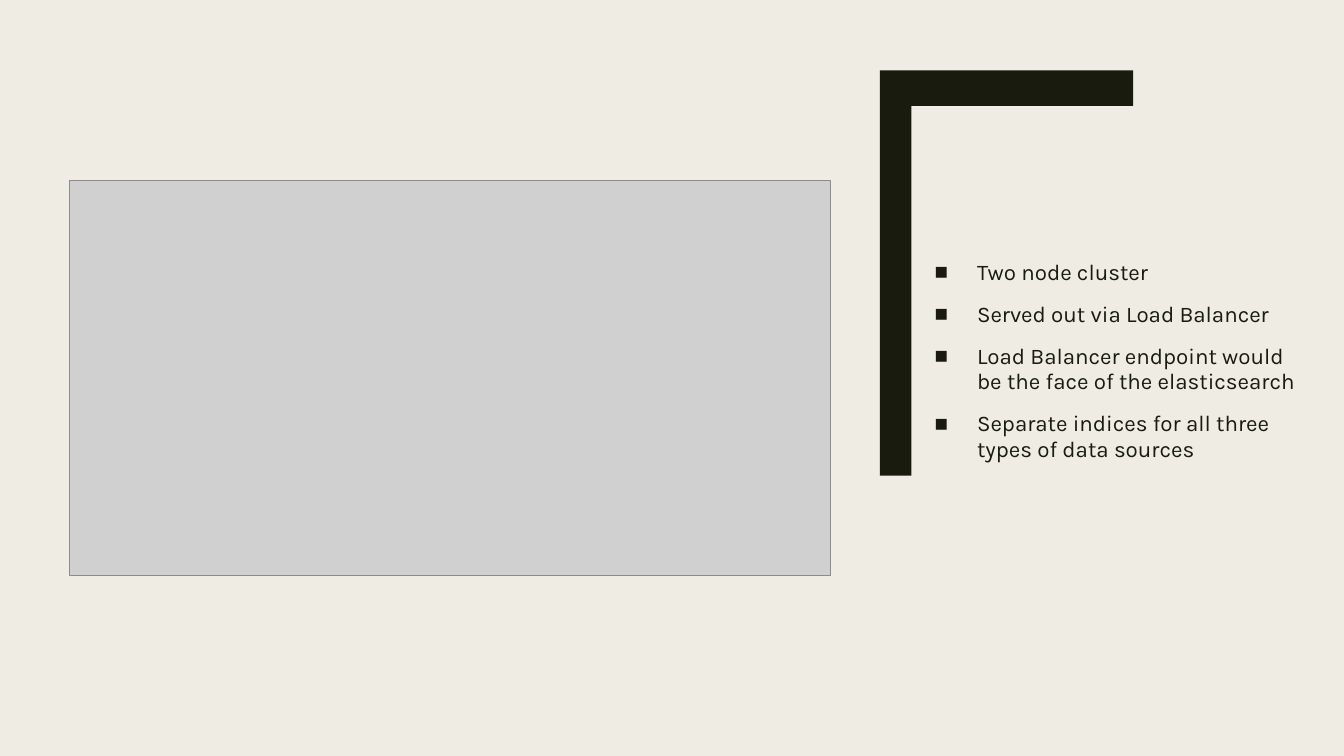
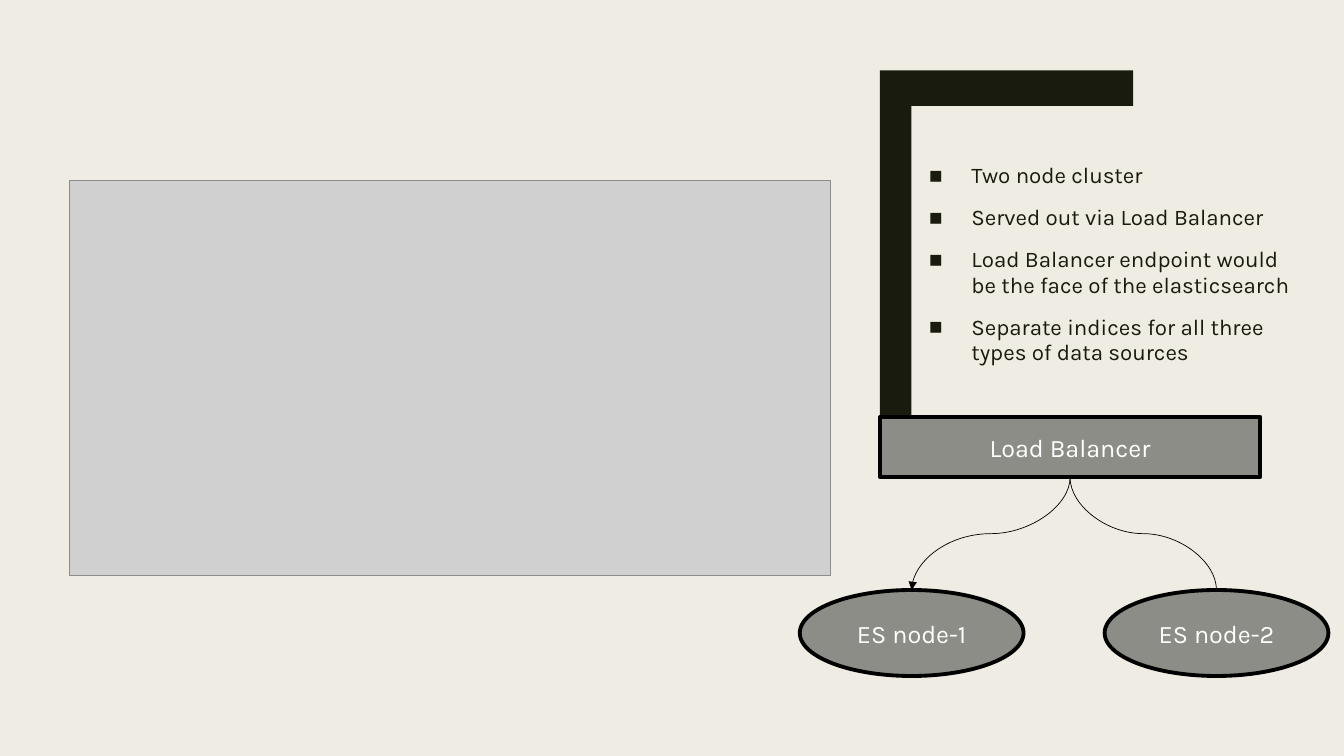
Before and after one commit to CUBigDataClass/Indian-Premier-League, a slide deck: slide 10 of Data Analysis & Visualisations of IPL.pptx. Drawn at 1344x756 pixels with LibreOffice and Linux fonts; fonts in the diff are those of the drawing; grey boxes stand for pictures. Boxes give left, top, right and bottom in pixels: in the first picture for what was removed or moved away, otherwise in the second. Text is boxed around its words. In the diff, an @@ line names an element or a change of style, - is before the commit and + after.

Commit message:
Presentation

```diff
--- a/Data Analysis & Visualisations of IPL.pptx
+++ b/Data Analysis & Visualisations of IPL.pptx
@@ text "Two node cluster": place and size @@
-text "Two node cluster" at (977, 264, 1295, 463)
+text "Two node cluster" at (971, 167, 1289, 366)
@@ rectangle added at (880, 417, 1260, 478), fill #8C8D86, outline #000000 2.75 pt, 18 pt, text #FFFFFF @@
+Load Balancer
@@ curved arrow added from (1071, 478) to (911, 590), #000000 0.5 pt @@
@@ curved line added from (1071, 478) to (1217, 590), #000000 0.5 pt @@
@@ ellipse added at (800, 590, 1023, 676), fill #8C8D86, outline #000000 2.75 pt, 18 pt, text #FFFFFF @@
+ES node-1
@@ ellipse added at (1105, 590, 1329, 676), fill #8C8D86, outline #000000 2.75 pt, 18 pt, text #FFFFFF @@
+ES node-2
```
Also in this commit, not shown: 1 other slide changed, 1 other file.
